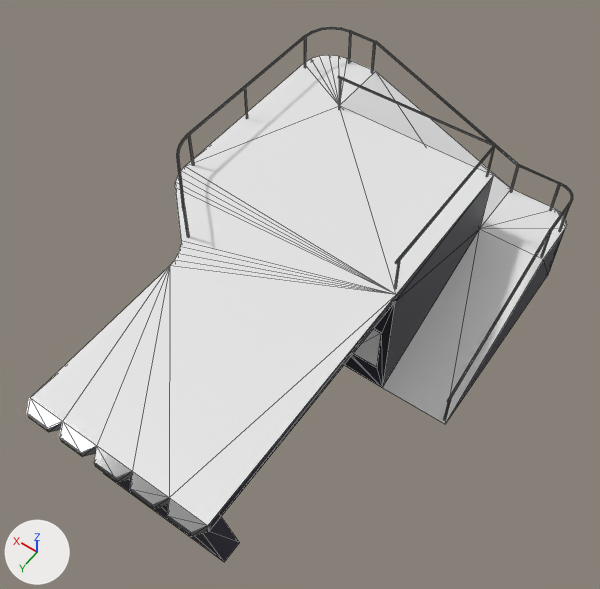
An edit to the glTF model KOPRA/models/BASE_TP-LANDING.glb, drawn before and after from the same camera.
Both versions are drawn from a camera (50 mm lens) standing at (-10.26, 11.32, 19.91) and looking at (-2.41, 0.32, 2.63). Lighting does not change. The marker at lower left points along +X, +Y and +Z. Mesh edges are drawn as thin lines. Vertices at the same position are counted once.

The older version as bpy lines, for what is in view:
```python
me_cube_002 = bpy.data.meshes.new('Cube.002')
me_cube_002.from_pydata(...)  # 1169 vertices, 1992 faces; spans x -7.0..2.0, y -7.0..7.38, z 0.0..5.33
# faces by material slot: [181, 38, 2, 1706, 65]
me_cube_002.materials.append(mat_base)  # black #080320
me_cube_002.materials.append(mat_light)  # white #e7e7e7
me_cube_002.materials.append(mat_sign)  # white #e7e7e7
me_cube_002.materials.append(mat_metal)  # light grey #c0c0c0
me_cube_002.materials.append(mat_floor)  # white #e7e7e7
ob_tp_landing = bpy.data.objects.new('TP_LANDING', me_cube_002)
ob_tp_landing.location = (0.0, 0.0, 0.0)
```
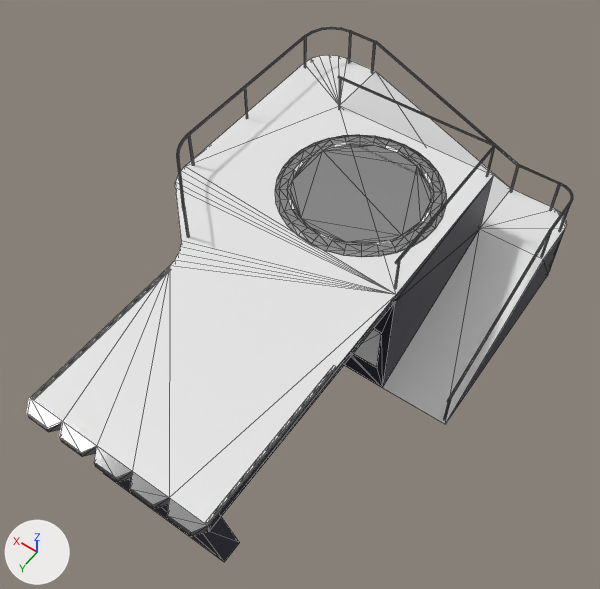
Boxes (x1, y1, x2, y2) around the edits, measured in the pictures (600 x 589 px):
part 1 of me_cube_002, added: after (275, 135, 446, 257)
part 2 of me_cube_002, added: after (206, 366, 336, 524)
part 3 of me_cube_002, added: after (32, 268, 170, 399)

Patch to the scene script:
```diff
--- a/KOPRA/models/BASE_TP-LANDING.glb.py
+++ b/KOPRA/models/BASE_TP-LANDING.glb.py
@@ me_cube_002 @@
 # used by ob_tp_landing; location = (0.0, 0.0, 0.0)
-me_cube_002.from_pydata(...)  # 1169 vertices, 1992 faces; spans x -7.0..2.0, y -7.0..7.38, z 0.0..5.33
+me_cube_002.from_pydata(...)  # 1425 vertices, 2458 faces; spans x -7.0..2.0, y -7.0..7.38, z 0.0..5.33
+# me_cube_002 part 1: a new loose piece of 160 vertices spanning x -4.69..-0.16, y -4.67..-0.14, z 4.19..4.26
+# me_cube_002 part 2: a new loose piece of 48 vertices spanning x -4.99..-4.91, y 2.52..7.06, z 4.19..4.22
+# me_cube_002 part 3: a new loose piece of 48 vertices spanning x -0.1..-0.02, y 2.52..7.06, z 4.19..4.22
 me_cube_002.materials.append(mat_base)
```
